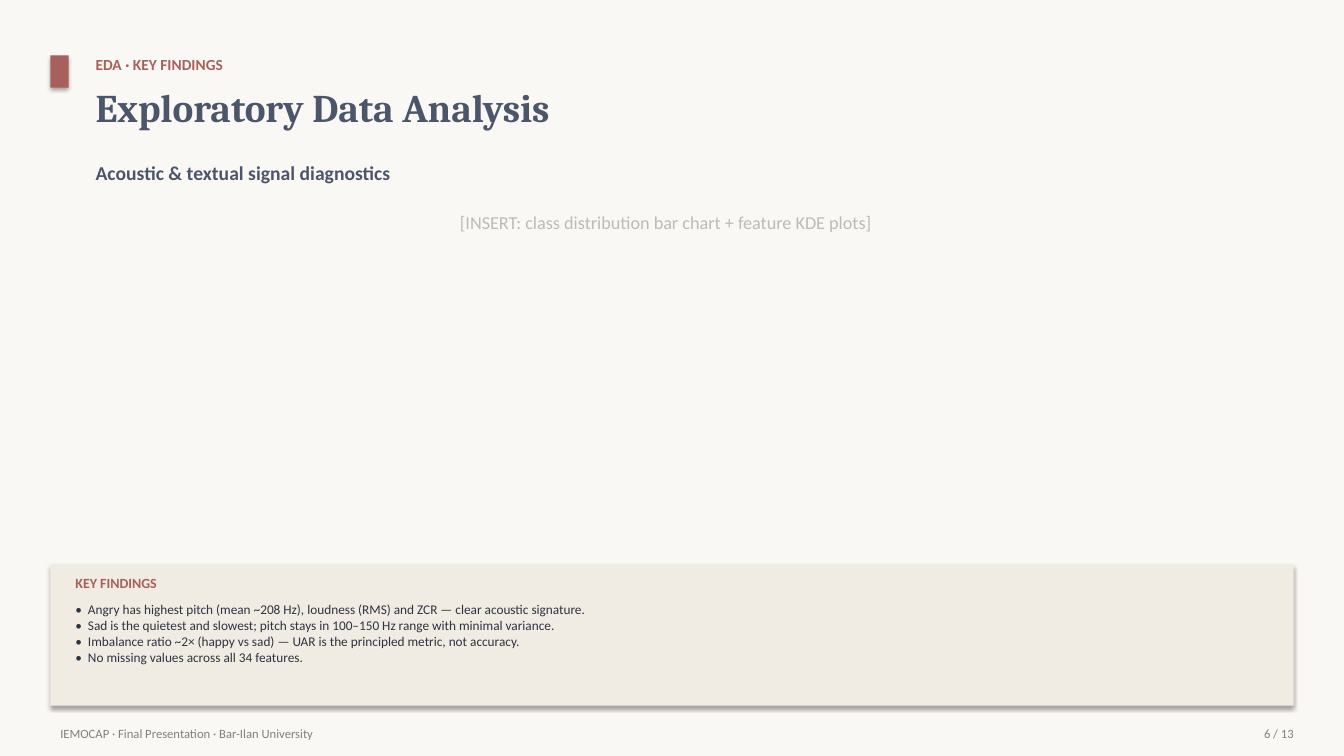
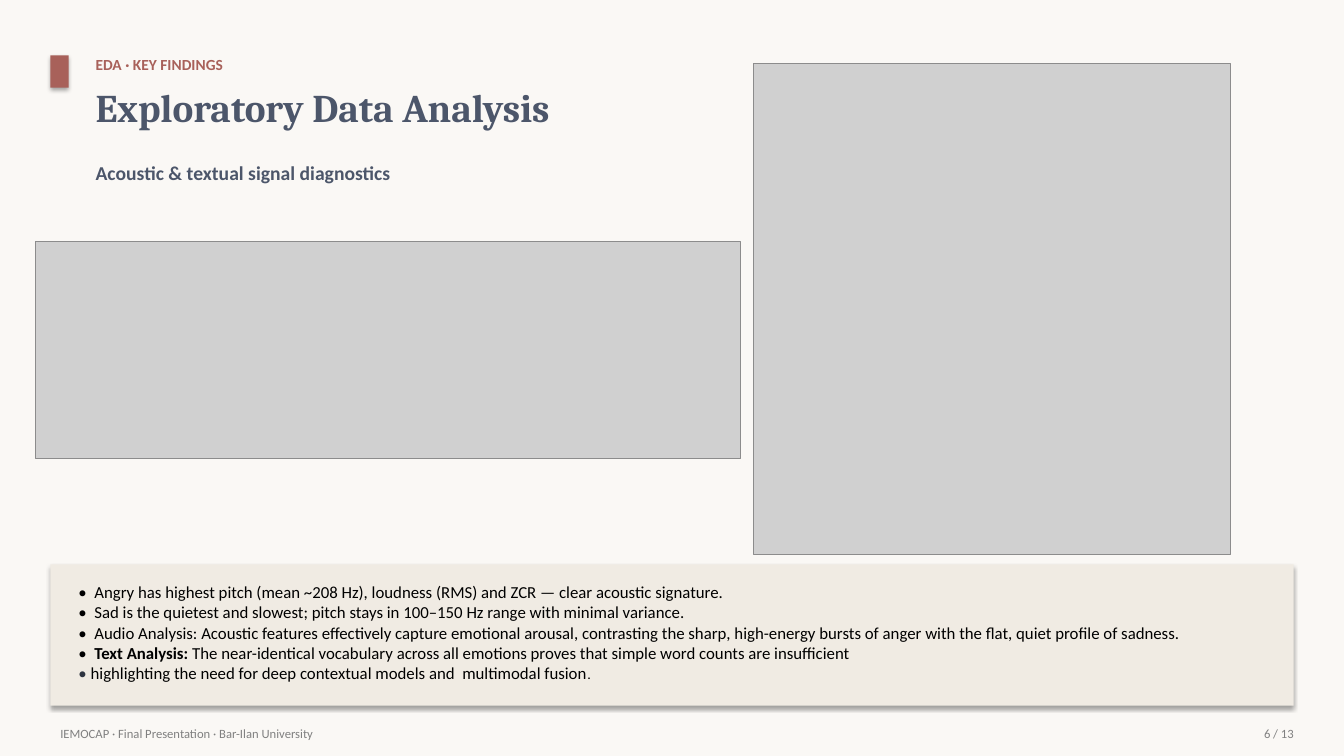
Before and after one commit to ronenhr/IEMOCAP-project, a slide deck: slide 6 of reports/Final_Presentation_Skeleton.pptx. Drawn at 1344x756 pixels with LibreOffice and Linux fonts; fonts in the diff are those of the drawing; grey boxes stand for pictures. Boxes give left, top, right and bottom in pixels: in the first picture for what was removed or moved away, otherwise in the second. Text is boxed around its words. In the diff, an @@ line names an element or a change of style, - is before the commit and + after.

```diff
--- a/reports/Final_Presentation_Skeleton.pptx
+++ b/reports/Final_Presentation_Skeleton.pptx
@@ picture added at (x1=753, y1=64, x2=1230, y2=555) @@
@@ text removed at (x1=460, y1=216, x2=871, y2=232) @@
-[INSERT: class distribution bar chart + feature KDE plots]
@@ picture added at (x1=35, y1=242, x2=740, y2=459) @@
@@ text removed at (x1=75, y1=579, x2=157, y2=588) @@
-KEY FINDINGS
@@ text at (x1=91, y1=586, x2=1179, y2=682): text changed; size 9.5 to 12 pt; text colour #2E3440 to #000000 @@
-• Angry has highest pitch (mean ~208 Hz), loudness (RMS) and ZCR — clear acoustic signature.
-• Sad is the quietest and slowest; pitch stays in 100–150 Hz range with minimal variance.
-• Imbalance ratio ~2× (happy vs sad) — UAR is the principled metric, not accuracy.
-• No missing values across all 34 features.
+• Angry has highest pitch (mean ~208 Hz), loudness (RMS) and ZCR — clear acoustic signature.
+• Sad is the quietest and slowest; pitch stays in 100–150 Hz range with minimal variance.
+• Audio Analysis: Acoustic features effectively capture emotional arousal, contrasting the sharp, high-energy bursts of anger with the flat, quiet profile of sadness.
+• Text Analysis: The near-identical vocabulary across all emotions proves that simple word counts are insufficient
+• highlighting the need for deep contextual models and multimodal fusion.
```
Also in this commit, not shown: 5 other slides changed.
